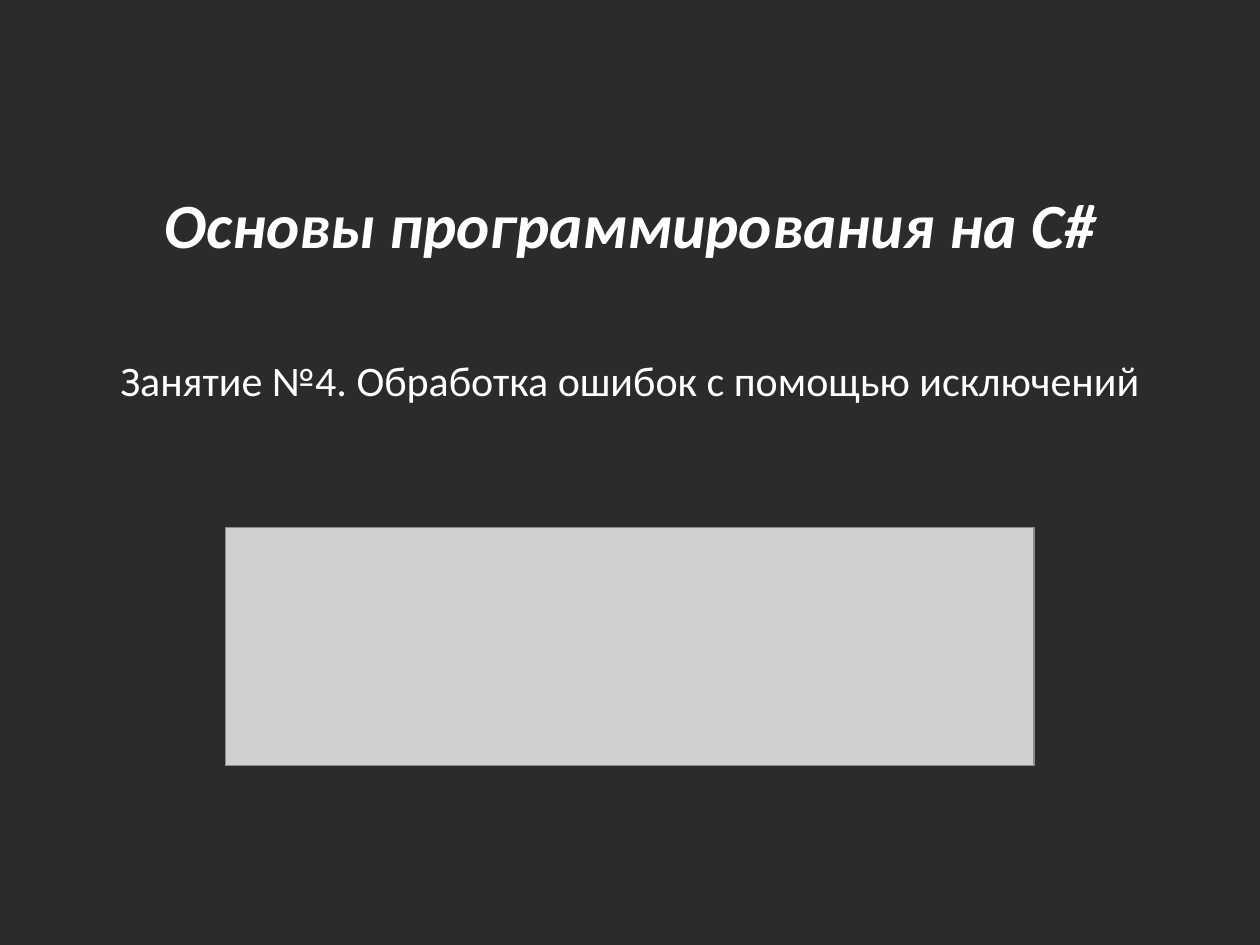
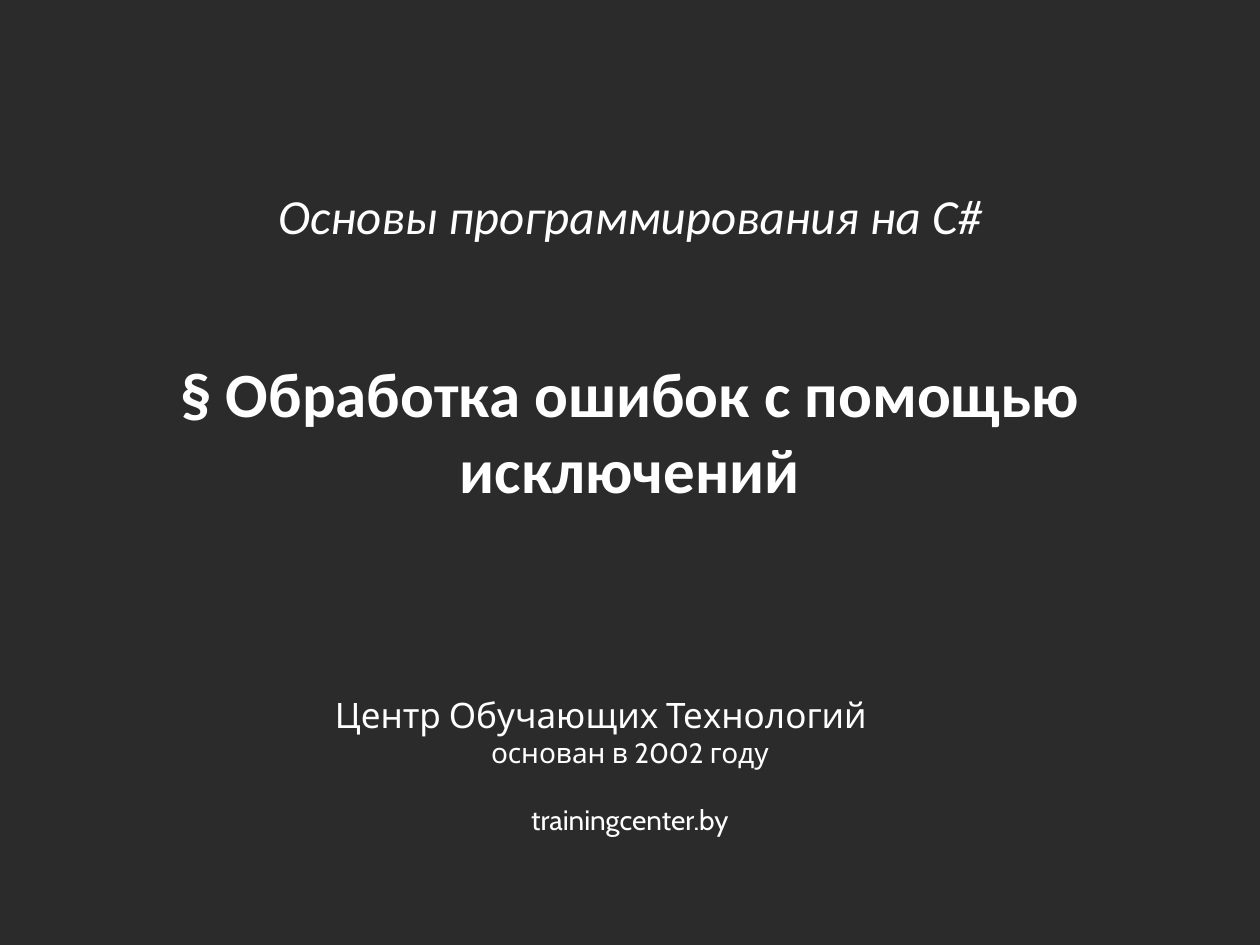
Before and after one commit to bazile/Training, a slide deck: slide 1 of Presentation/lesson-04-exceptions.pptx. Drawn at 1260x945 pixels with LibreOffice and Linux fonts; fonts in the diff are those of the drawing; grey boxes stand for pictures; background and template pictures are left out; a plain dark background stands for a picture behind light text. Boxes give left, top, right and bottom in pixels: in the first picture for what was removed or moved away, otherwise in the second. Text is boxed around its words. In the diff, an @@ line names an element or a change of style, - is before the commit and + after.

```diff
--- a/Presentation/lesson-04-exceptions.pptx
+++ b/Presentation/lesson-04-exceptions.pptx
@@ text "Основы программирования на C#" at box(278, 201, 982, 242): size 36 to 28 pt, bold off @@
@@ text at box(226, 373, 1079, 494): text changed; size 24 to 36 pt; bold on @@
-Занятие №4. Обработка ошибок с помощью исключений
+§ Обработка ошибок с помощью исключений
@@ picture removed at box(226, 528, 1034, 766) @@
@@ text added at box(335, 701, 866, 836), 16 pt, text #FFFFFF @@
+Центр Обучающих Технологий
+основан в 2002 году
+trainingcenter.by
```
Also in this commit, not shown: 25 other files.
